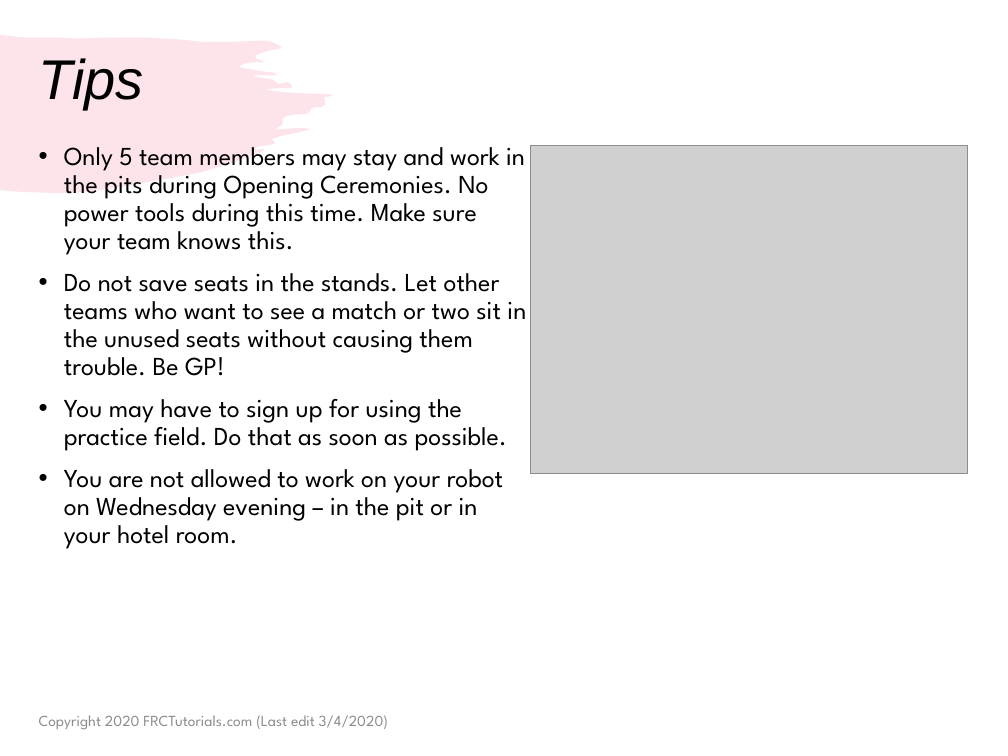
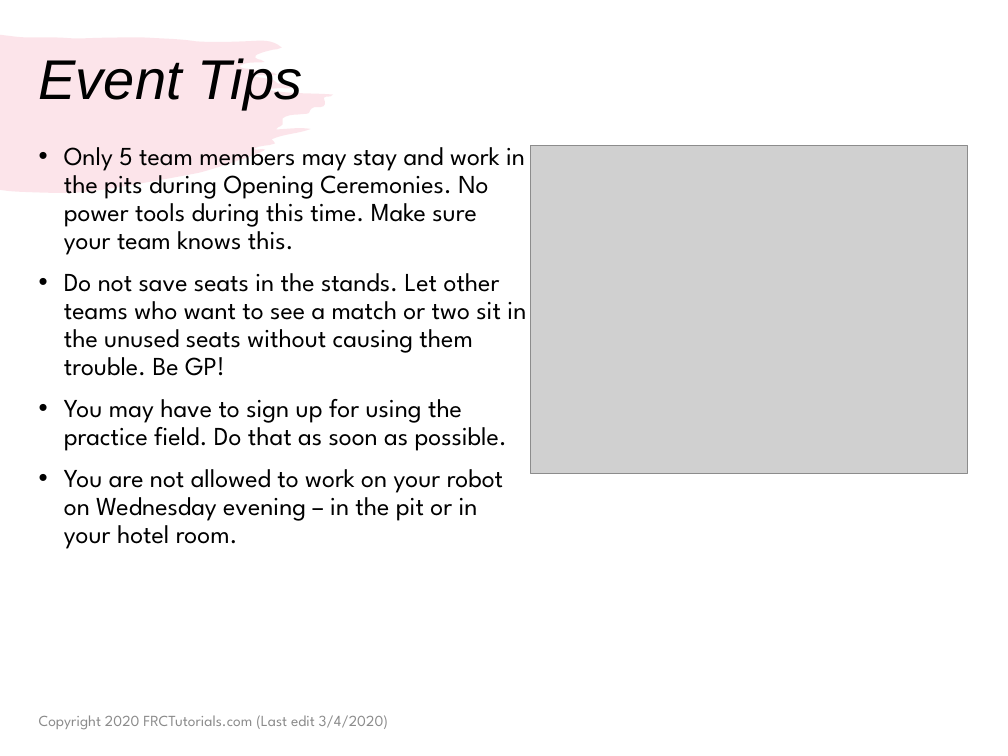
Before and after one commit to droidsrobotics/FRC-Tutorials, a slide deck: slide 5 of translations/en-us/TeamManagement/CompetitionPreparation.pptx. Drawn at 1008x756 pixels with LibreOffice and Linux fonts; fonts in the diff are those of the drawing; grey boxes stand for pictures. Boxes give left, top, right and bottom in pixels: in the first picture for what was removed or moved away, otherwise in the second. Text is boxed around its words. In the diff, an @@ line names an element or a change of style, - is before the commit and + after.

```diff
--- a/translations/en-us/TeamManagement/CompetitionPreparation.pptx
+++ b/translations/en-us/TeamManagement/CompetitionPreparation.pptx
@@ title at <box>39,58,302,108</box>: text changed @@
-Tips
+Event Tips
```
Also in this commit, not shown: 2 other slides changed, 1 slide added, 25 other files.
